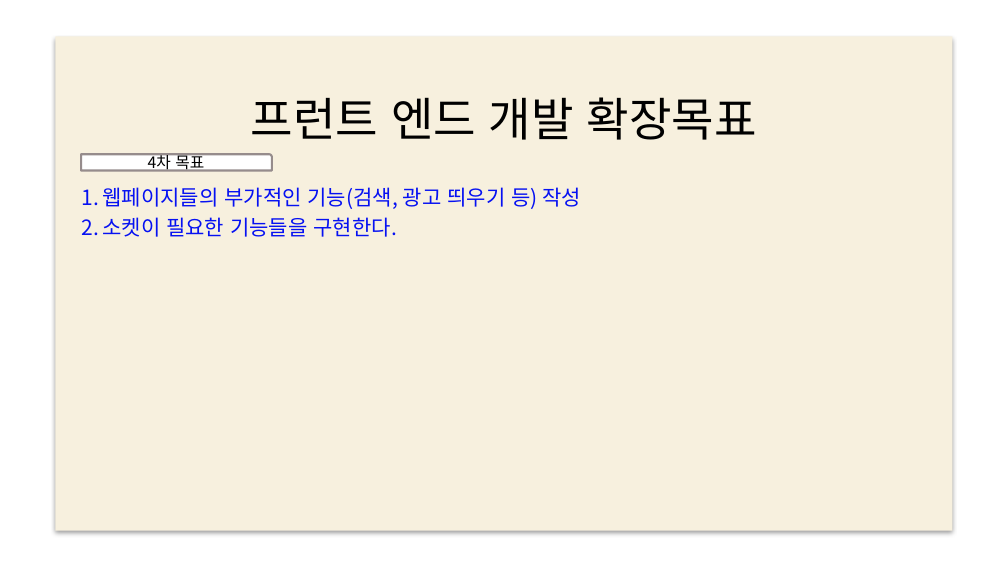
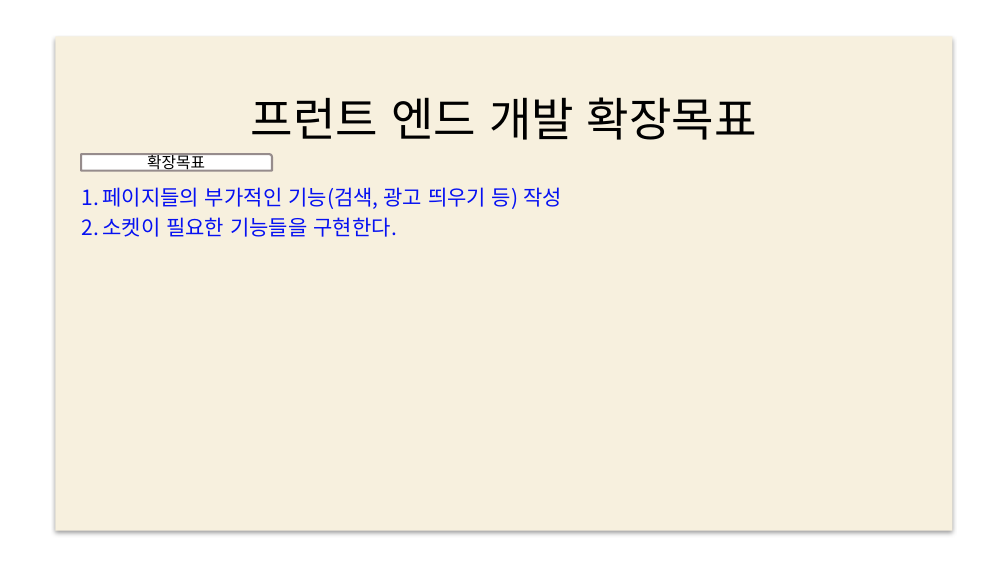
Before and after one commit to web5-kimgangmoon/teamproject_cloneCoding-Kim-Lee-Son-, a slide deck: slide 13 of 스케줄표.pptx (slide 6 before the commit). Drawn at 1008x567 pixels with LibreOffice and Linux fonts; fonts in the diff are those of the drawing; background and template pictures are left out. Boxes give left, top, right and bottom in pixels: in the first picture for what was removed or moved away, otherwise in the second. Text is boxed around its words. In the diff, an @@ line names an element or a change of style, - is before the commit and + after.

```diff
--- a/스케줄표.pptx
+++ b/스케줄표.pptx
@@ text in round rect at box(147, 153, 205, 171): text changed @@
-4차 목표
+확장목표
@@ subtitle at box(102, 187, 562, 209): text changed @@
-1. 웹페이지들의 부가적인 기능(검색, 광고 띄우기 등) 작성
+1. 페이지들의 부가적인 기능(검색, 광고 띄우기 등) 작성
```
Also in this commit, not shown: 6 other slides changed, 10 slides added, 2 slides removed.
